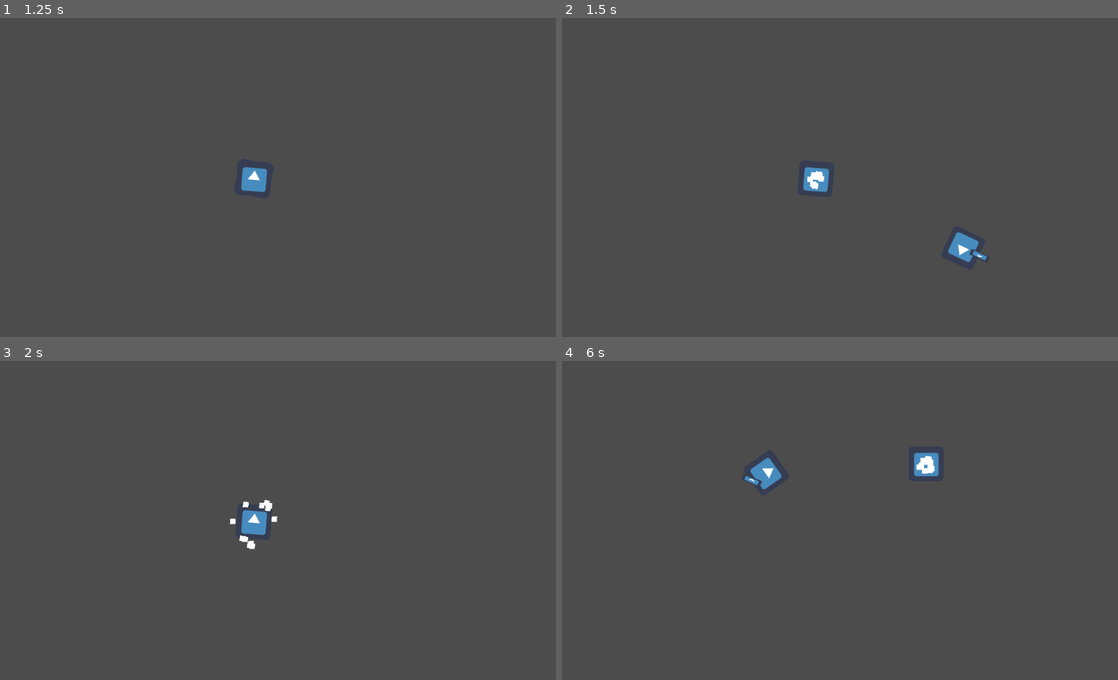
Above: before the commit, frames 1-4 (two rows, left to right).
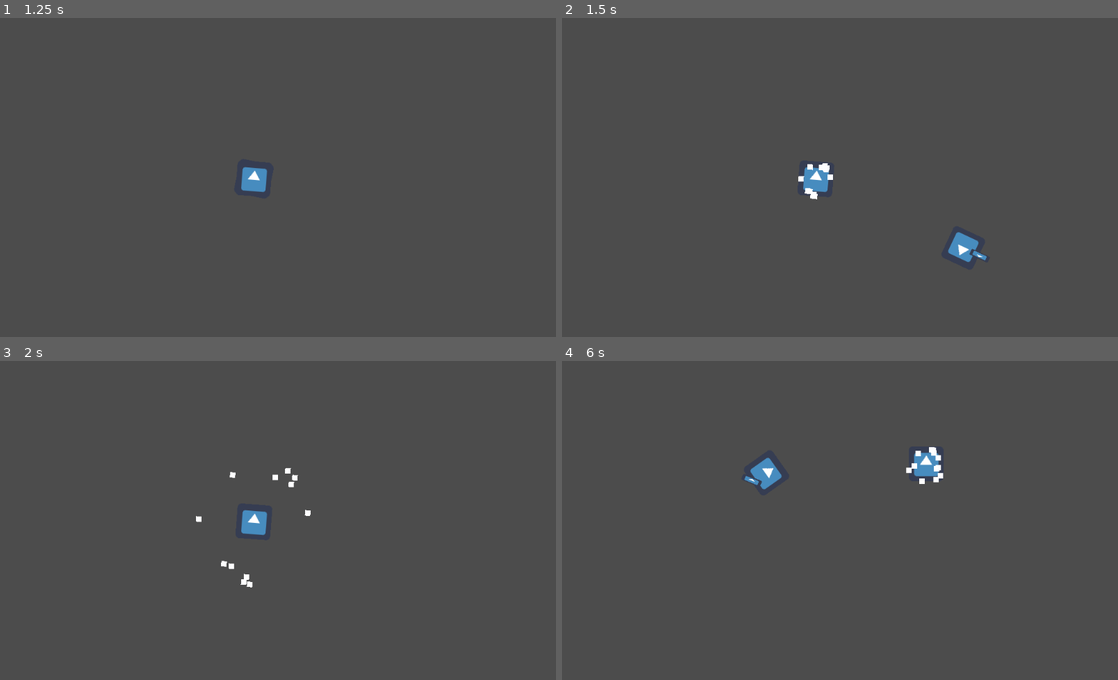
Above: after the commit, the same moments.

Repository: adrianriverof/juego-viaje
Game: Godot game, scene res://level.tscn
Two runs of this game, one before a commit and one after it. Both use one fixed random seed, a clock stepped at 60 frames per second and the inputs below. The engine's default icon, where the game draws it, is replaced by a stand-in: a white triangle on a blue panel in a dark square.
Inputs:
- Up to frame 1 (1.25 s): tap Enter at 0.5 s; hold Right (p1right) from 0.53 s (still down); hold A (p1mine) from 0.53 s (still down)
- Up to frame 2 (1.5 s): tap Space at 1.25 s; release Right (p1right) at 1.28 s; release A (p1mine) at 1.28 s; hold Down (p1down) from 1.28 s (still down); tap S (p1shoot) at 1.35 s
- Up to frame 3 (2 s): keep holding Down (p1down)
- Up to frame 4 (6 s): release Down (p1down) at 2.03 s; hold Right (p1right) 2.03-2.78 s; hold A (p1mine) 2.03-2.78 s; tap Enter at 2.75 s; hold Up (p1up) 2.78-3.53 s; tap S (p1shoot) at 2.85, 4.35, 5.85 s; hold A (p1mine) 3.53-4.28 s; hold Left (p1left) 3.53-5.03 s; tap Space at 4.25 s; hold Down (p1down) 5.03-5.78 s; hold A (p1mine) 5.03-5.78 s; hold Right (p1right) from 5.78 s (still down)

Frame 1 is identical in both runs. In frame 2, 0.2% of the frame differs, in the area x 42-49%, y 45-57%; in frame 3, 0.4%, in the area x 35-56%, y 33-72%; in frame 4, 0.3%.

Commit message:
ajustar un poco mas las particulas

Diff:
--- a/mine.tscn
+++ b/mine.tscn
@@ -34,13 +34,16 @@
 position = Vector2( 0, 2 )
 emitting = false
 amount = 12
+lifetime = 2.0
 one_shot = true
+speed_scale = 2.0
 explosiveness = 1.0
 direction = Vector2( 0, 0 )
 spread = 180.0
 gravity = Vector2( 0, 0 )
-initial_velocity = 76.19
+initial_velocity = 100.0
 initial_velocity_random = 0.43
+linear_accel_random = 0.33
 angle_random = 1.0
 scale_amount = 10.0
 anim_speed_random = 0.12
